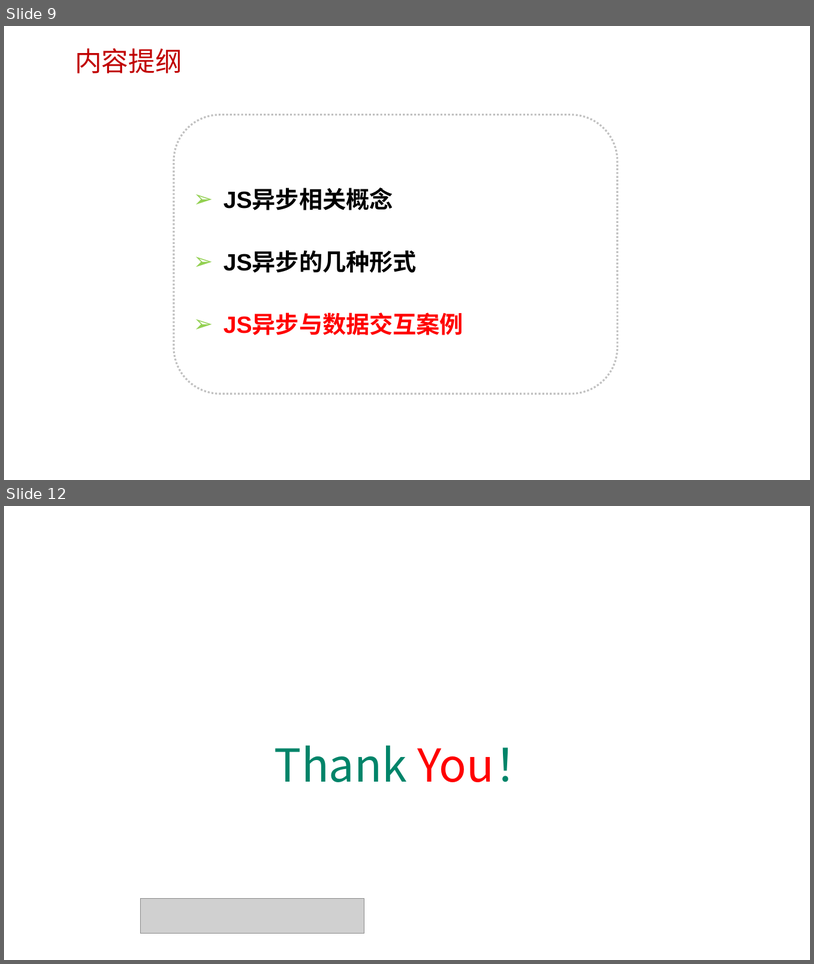
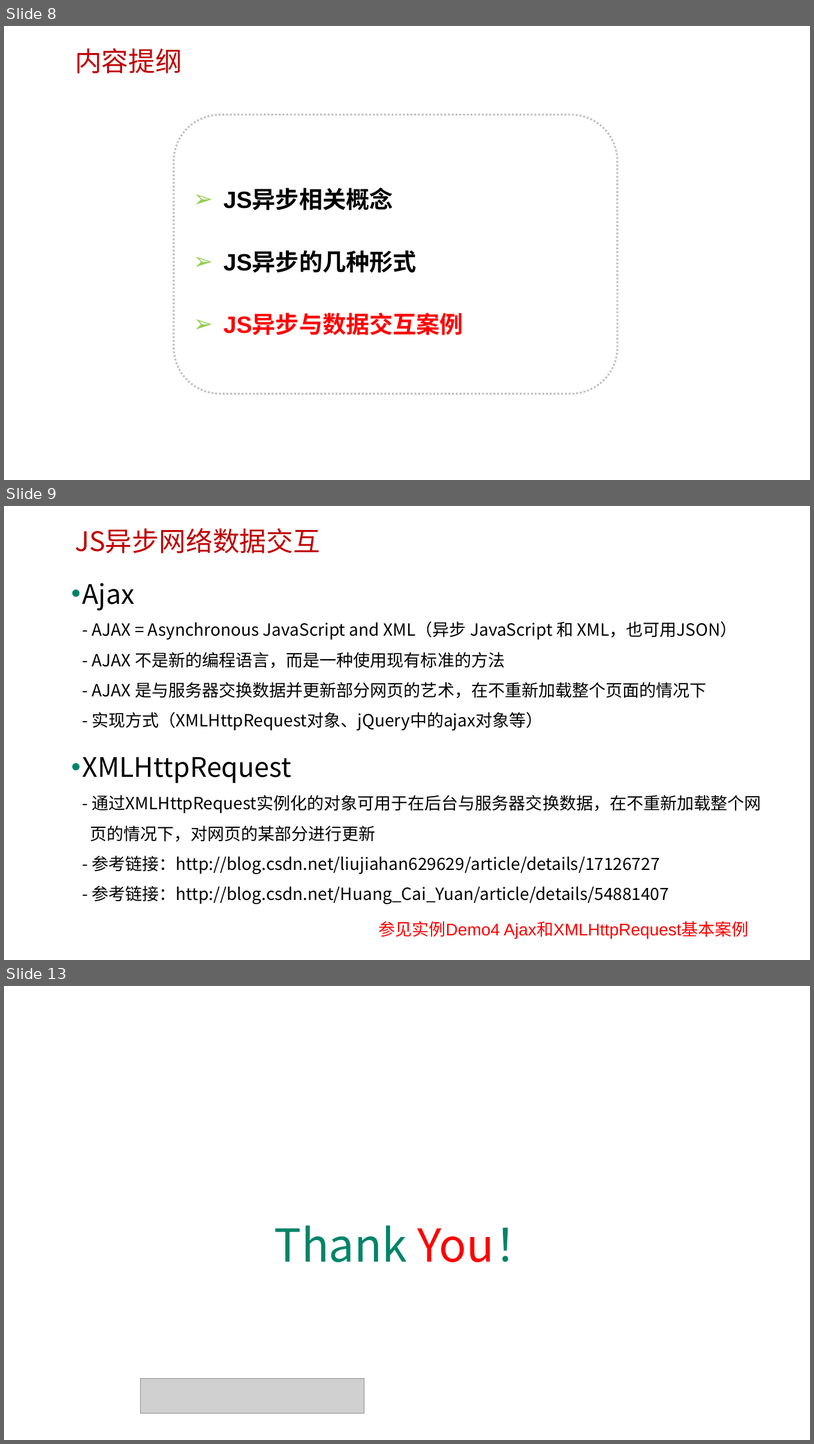
Before and after one commit to edu2act/course-javascript-advanced, a slide deck: 课程PPT/12.JavaScript异步与网络数据交互.pptx. Shown one above the other, each under a label of ours: slides 9 and 12 before the commit, slides 8, 9 and 13 after it; the slides between them are not shown. The pictures are 814x964 and 814x1444 pixels, drawn with LibreOffice and Linux fonts; fonts in the diff are those of the drawing; grey boxes stand for pictures; background and template pictures are left out. Boxes give left, top, right and bottom in pixels: in the first picture for what was removed or moved away, otherwise in the second. Text is boxed around its words. In the diff, an @@ line names an element or a change of style, - is before the commit and + after.

Commit message:
V0.12.2	更新PPT(12)和L12（10月30号）

```diff
--- a/课程PPT/12.JavaScript异步与网络数据交互.pptx
+++ b/课程PPT/12.JavaScript异步与网络数据交互.pptx
@@ slide 9 added at (4,506,810,960), background picture (left out) @@
@@ text added at (75,528,320,553), 32 pt, text #C00000 @@
+JS异步网络数据交互
@@ text added at (83,583,762,904), 20 pt, text #000000 @@
+• Ajax
+  - AJAX = Asynchronous JavaScript and XML（异步 JavaScript 和 XML，也可用JSON）
+  - AJAX 不是新的编程语言，而是一种使用现有标准的方法
+  - AJAX 是与服务器交换数据并更新部分网页的艺术，在不重新加载整个页面的情况下
+  - 实现方式（XMLHttpRequest对象、jQuery中的ajax对象等）
+• XMLHttpRequest
+  - 通过XMLHttpRequest实例化的对象可用于在后台与服务器交换数据，在不重新加载整个网
+  页的情况下，对网页的某部分进行更新
+  - 参考链接：http://blog.csdn.net/liujiahan629629/article/details/17126727
+  - 参考链接：http://blog.csdn.net/Huang_Cai_Yuan/article/details/54881407
@@ text added at (379,921,749,939), 20 pt, text #FF0000 @@
+参见实例Demo4 Ajax和XMLHttpRequest基本案例
@@ what was slide 9 is now slide 8 @@
@@ what was slide 12 is now slide 13 @@
```
Also in this commit, not shown: 4 slides changed, 4 other slides added, 4 slides removed, 33 other files.
